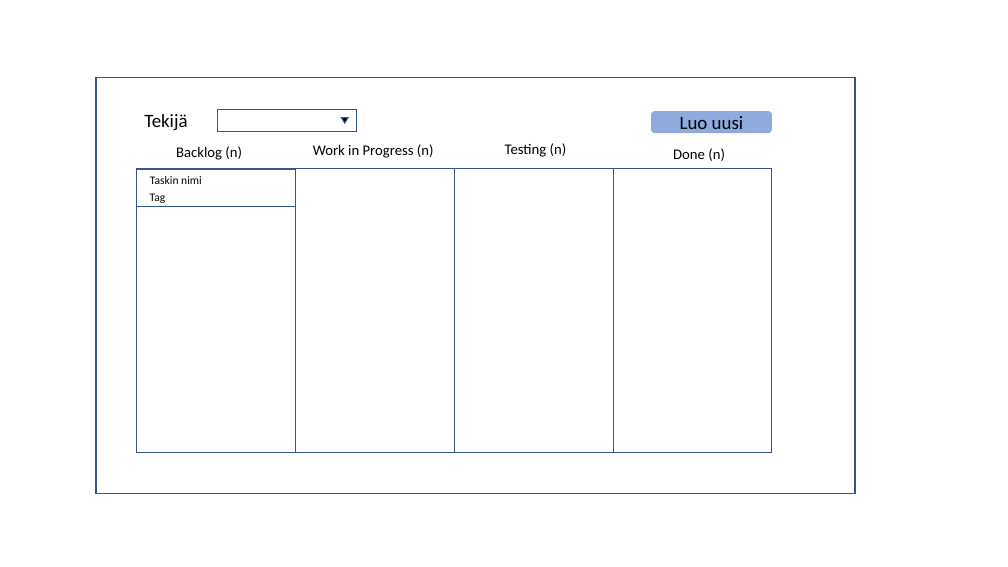
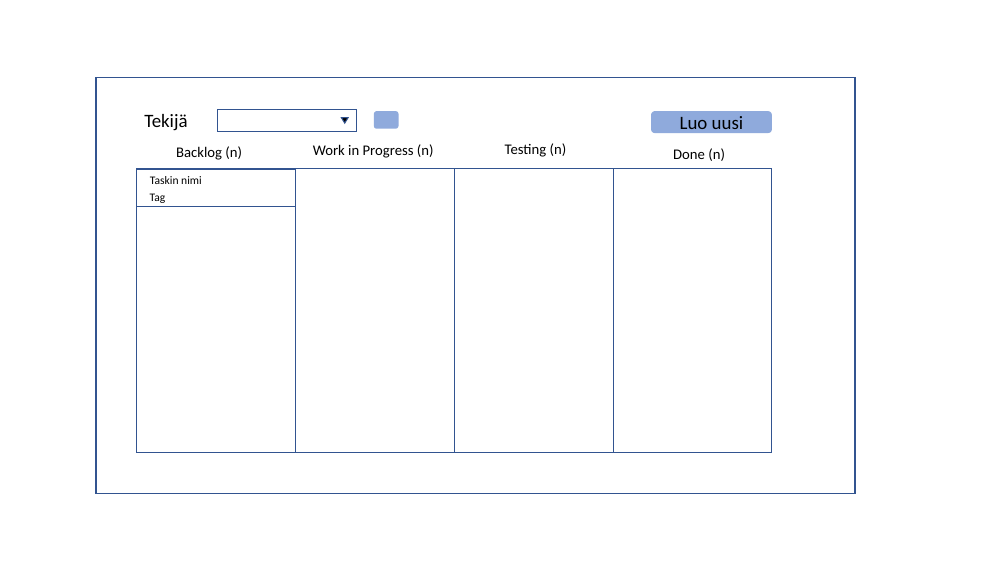
Before and after one commit to Teemu-Kostamo/Ohjelmistokehitys_projekti, a slide deck: slide 1 of kanban_layout.pptx. Drawn at 1008x567 pixels with LibreOffice and Linux fonts; fonts in the diff are those of the drawing. Boxes give left, top, right and bottom in pixels: in the first picture for what was removed or moved away, otherwise in the second. Text is boxed around its words. In the diff, an @@ line names an element or a change of style, - is before the commit and + after.

```diff
--- a/kanban_layout.pptx
+++ b/kanban_layout.pptx
@@ rounded rectangle added at (374, 111, 399, 129), fill #8FAADC @@
```
Also in this commit, not shown: 1 other slide changed, 1 slide added, 1 other file.
